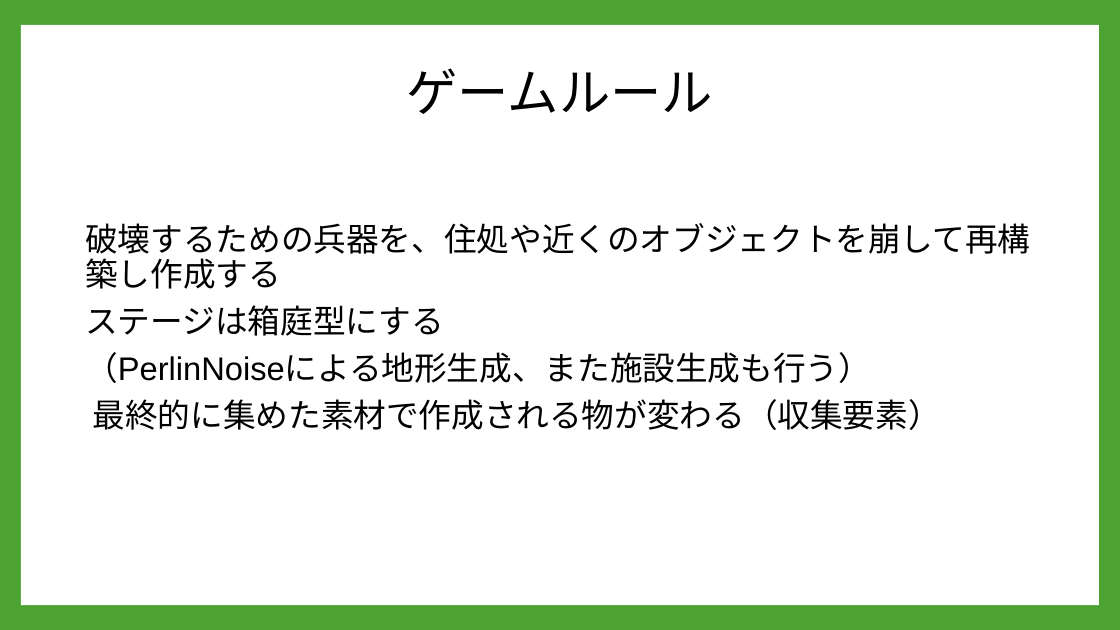
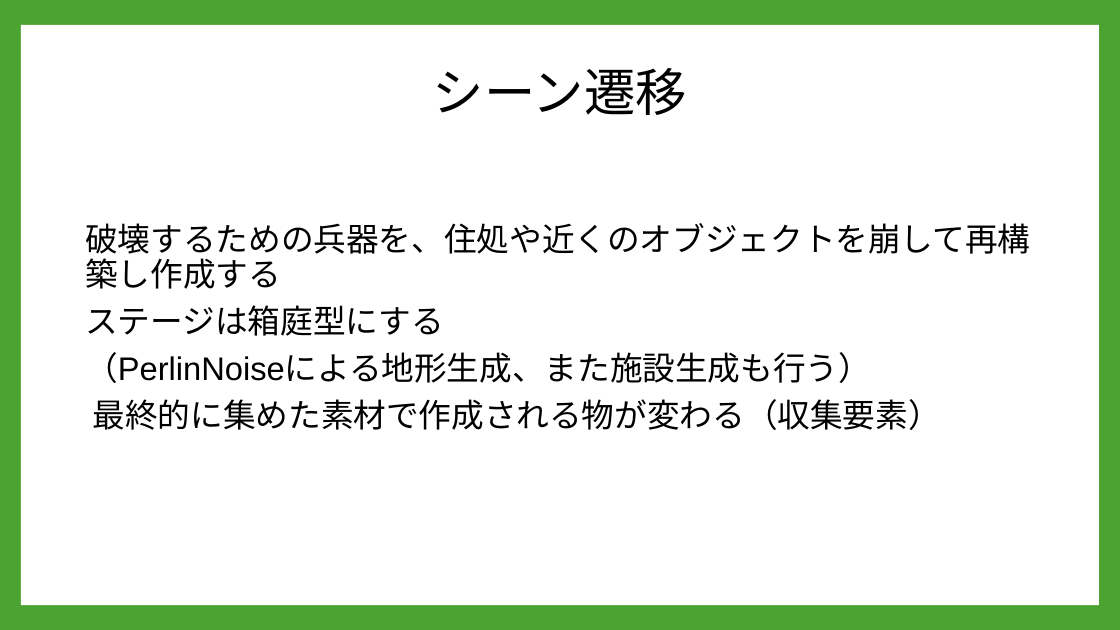
Before and after one commit to A23019/GC_A3_1, a slide deck: slide 14 of 企画/PowerPoint/企画案２.pptx (slide 8 before the commit). Drawn at 1120x630 pixels with LibreOffice and Linux fonts; fonts in the diff are those of the drawing; background and template pictures are left out. Boxes give left, top, right and bottom in pixels: in the first picture for what was removed or moved away, otherwise in the second. Text is boxed around its words. In the diff, an @@ line names an element or a change of style, - is before the commit and + after.

```diff
--- a/企画/PowerPoint/企画案２.pptx
+++ b/企画/PowerPoint/企画案２.pptx
@@ title at [433,68,687,115]: text changed @@
-ゲームルール
+シーン遷移
```
Also in this commit, not shown: 9 other slides changed, 8 slides added, 1 slide removed, 2 other files.
